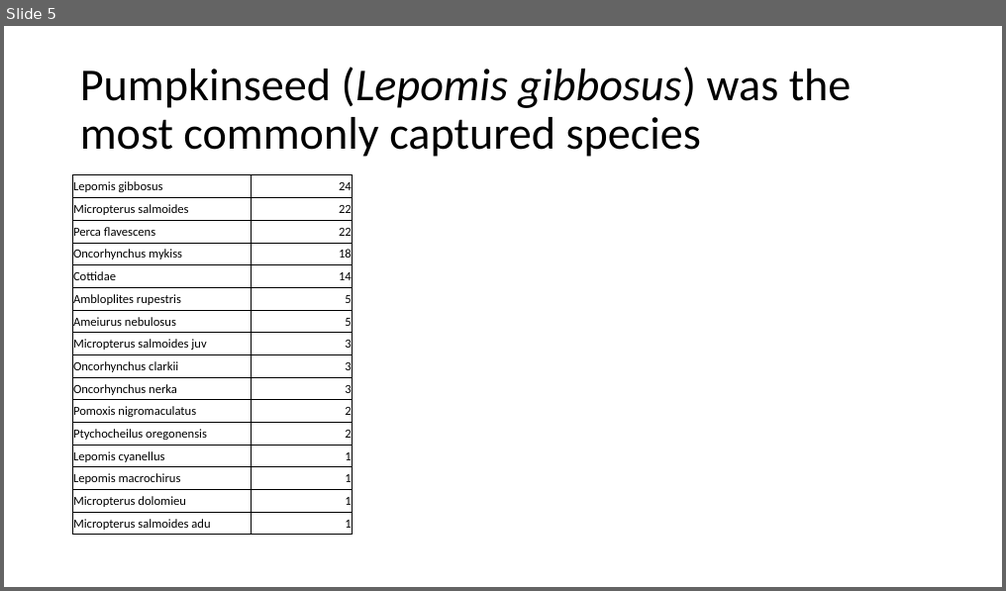
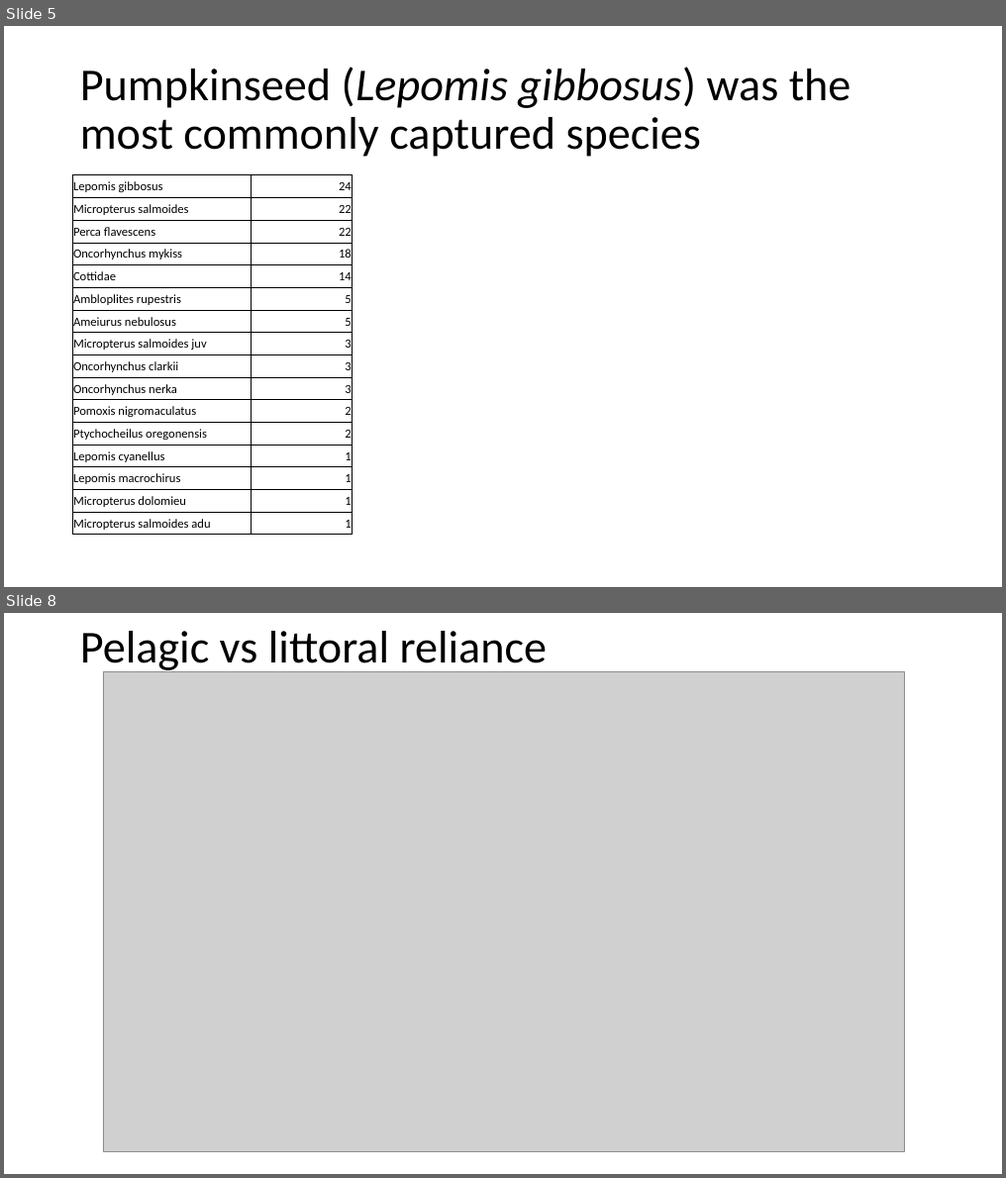
Before and after one commit to freshbeka/WAlakefoodwebCN, a slide deck: docs/20210518_PrepforErinMeeting.pptx. Shown one above the other, each under a label of ours: slide 5 before the commit, slides 5 and 8 after it; the slides between them are not shown. The pictures are 1006x591 and 1006x1178 pixels, drawn with LibreOffice and Linux fonts; fonts in the diff are those of the drawing; grey boxes stand for pictures. Boxes give left, top, right and bottom in pixels: in the first picture for what was removed or moved away, otherwise in the second. Text is boxed around its words. In the diff, an @@ line names an element or a change of style, - is before the commit and + after.

```diff
--- a/docs/20210518_PrepforErinMeeting.pptx
+++ b/docs/20210518_PrepforErinMeeting.pptx
@@ slide 8 added at (x1=4, y1=613, x2=1002, y2=1174), background #FFFFFF @@
@@ title added at (x1=80, y1=631, x2=547, y2=674), 44 pt, text #000000 @@
+Pelagic vs littoral reliance
@@ picture added at (x1=103, y1=671, x2=905, y2=1153) @@
```
Also in this commit, not shown: 1 slide changed, 1 other slide added, 1 other file.
